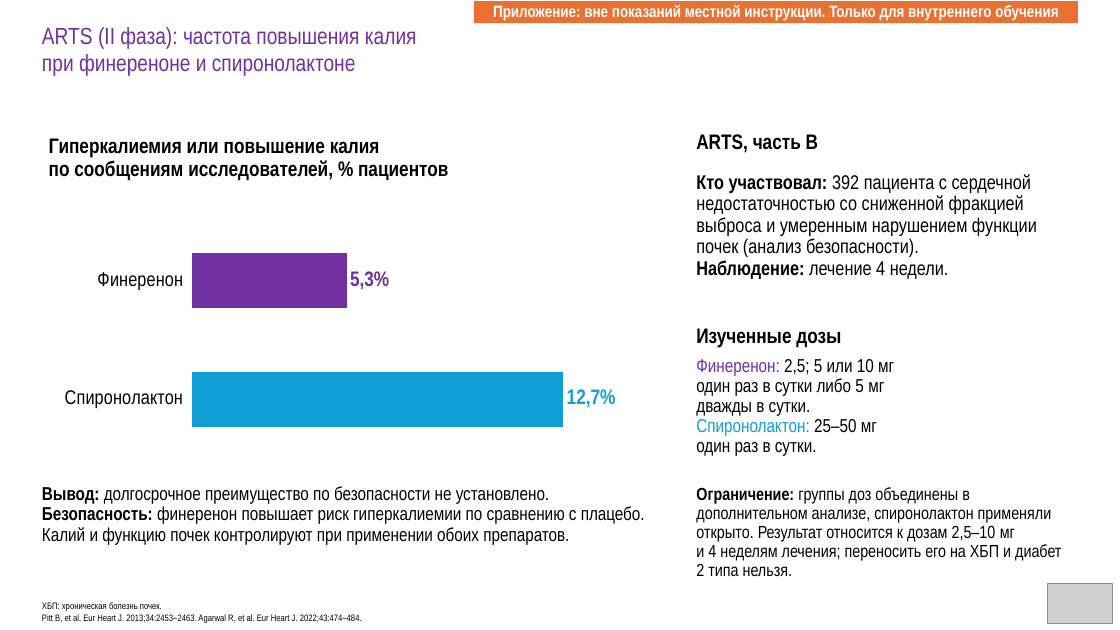
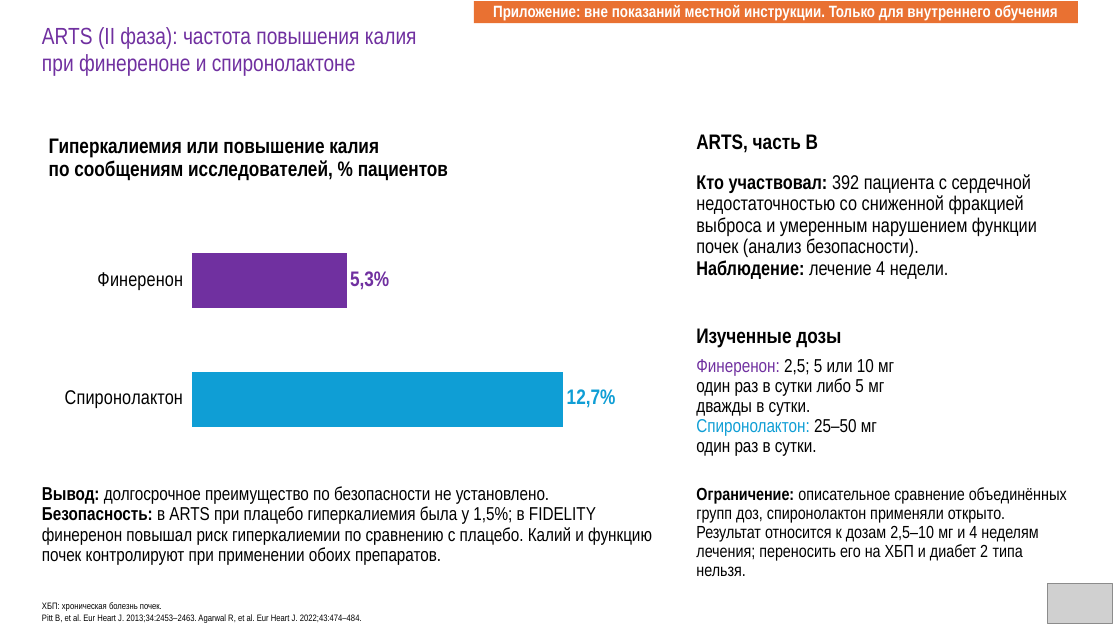
Before and after one commit to drabdulbosit1-eng/my-test-cloud, a slide deck: slide 44 of finerenone/Finerenone_Levin_reviewed.pptx. Drawn at 1120x630 pixels with LibreOffice and Linux fonts; fonts in the diff are those of the drawing; grey boxes stand for pictures. Boxes give left, top, right and bottom in pixels: in the first picture for what was removed or moved away, otherwise in the second. Text is boxed around its words. In the diff, an @@ line names an element or a change of style, - is before the commit and + after.

```diff
--- a/finerenone/Finerenone_Levin_reviewed.pptx
+++ b/finerenone/Finerenone_Levin_reviewed.pptx
@@ text at [42,506,652,565]: text changed @@
-Безопасность: финеренон повышает риск гиперкалиемии по сравнению с плацебо. Калий и функцию почек контролируют при применении обоих препаратов.
+Безопасность: в ARTS при плацебо гиперкалиемия была у 1,5%; в FIDELITY финеренон повышал риск гиперкалиемии по сравнению с плацебо. Калий и функцию почек контролируют при применении обоих препаратов.
@@ text at [696,487,1067,576]: text changed @@
-Ограничение: группы доз объединены в дополнительном анализе, спиронолактон применяли открыто. Результат относится к дозам 2,5–10 мг и 4 неделям лечения; переносить его на ХБП и диабет 2 типа нельзя.
+Ограничение: описательное сравнение объединённых групп доз, спиронолактон применяли открыто. Результат относится к дозам 2,5–10 мг и 4 неделям лечения; переносить его на ХБП и диабет 2 типа нельзя.
```
Also in this commit, not shown: 17 other slides changed, 1 other file.
